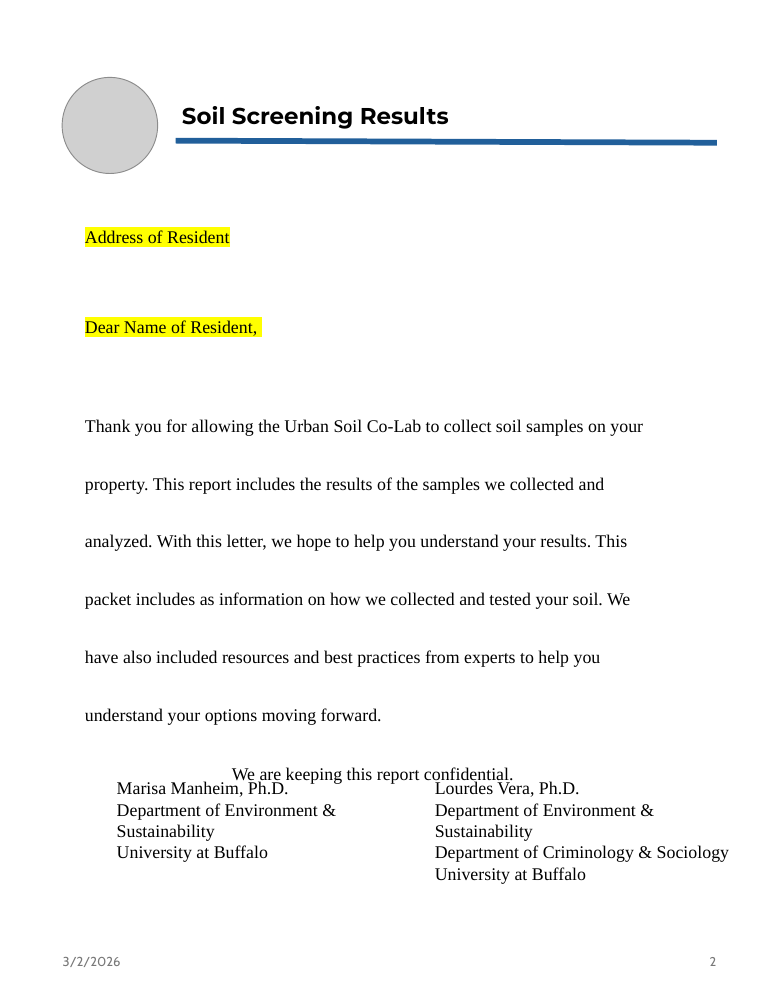
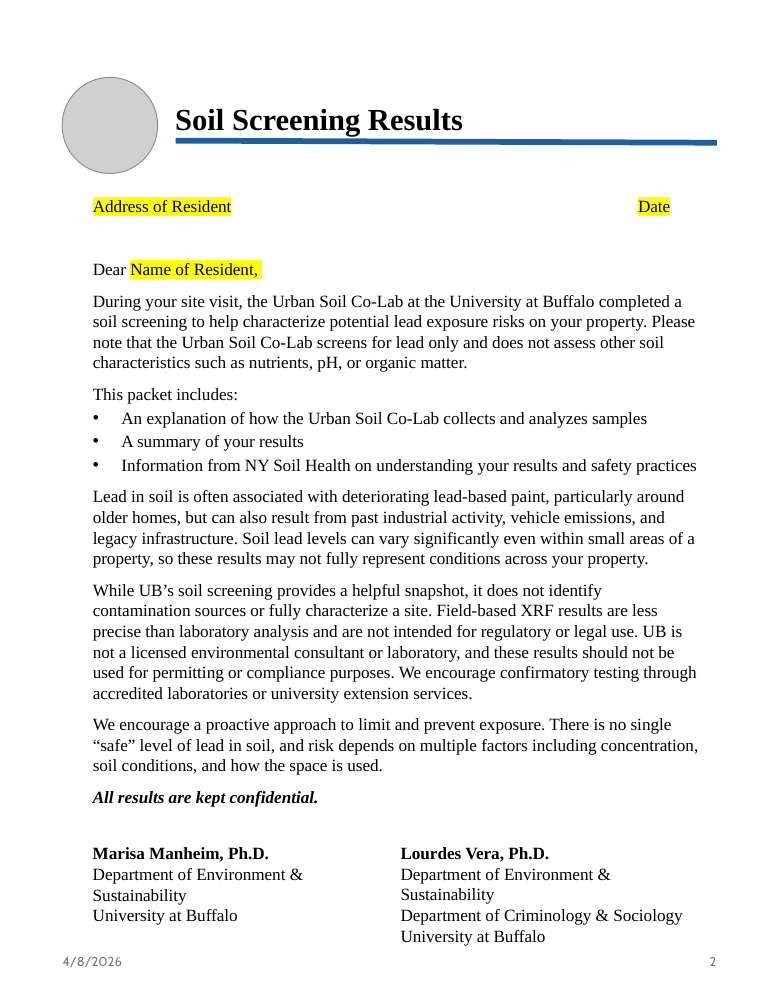
Before and after one commit to ishas-02/Urban-Soil-Co-Lab, a slide deck: slide 1 of src/Resident_Report_Template.pptx (slide 2 before the commit). Drawn at 779x1008 pixels with LibreOffice and Linux fonts; fonts in the diff are those of the drawing; grey boxes stand for pictures. Boxes give left, top, right and bottom in pixels: in the first picture for what was removed or moved away, otherwise in the second. Text is boxed around its words. In the diff, an @@ line names an element or a change of style, - is before the commit and + after.

```diff
--- a/src/Resident_Report_Template.pptx
+++ b/src/Resident_Report_Template.pptx
@@ title "Soil Screening Results": place and size @@
-title "Soil Screening Results" at [182,106,449,129]
+title "Soil Screening Results" at [175,108,463,136]
@@ title "Soil Screening Results" at [175,108,463,136]: size 18 to 24 pt, font Montserrat to Times New Roman @@
@@ text added at [93,198,698,807], 13.5 pt, text #000000 @@
+Address of Resident Date
+Dear Name of Resident,
+During your site visit, the Urban Soil Co-Lab at the University at Buffalo completed a soil screening to help characterize potential lead exposure risks on your property. Please note that the Urban Soil Co-Lab screens for lead only and does not assess other soil characteristics such as nutrients, pH, or organic matter.
+This packet includes:
+• An explanation of how the Urban Soil Co-Lab collects and analyzes samples
+• A summary of your results
+• Information from NY Soil Health on understanding your results and safety practices
+Lead in soil is often associated with deteriorating lead-based paint, particularly around older homes, but can also result from past industrial activity, vehicle emissions, and legacy infrastructure. Soil lead levels can vary significantly even within small areas of a property, so these results may not fully represent conditions across your property.
+While UB’s soil screening provides a helpful snapshot, it does not identify contamination sources or fully characterize a site. Field-based XRF results are less precise than laboratory analysis and are not intended for regulatory or legal use. UB is not a licensed environmental consultant or laboratory, and these results should not be used for permitting or compliance purposes. We encourage confirmatory testing through accredited laboratories or university extension services.
+We encourage a proactive approach to limit and prevent exposure. There is no single “safe” level of lead in soil, and risk depends on multiple factors including concentration, soil conditions, and how the space is used.
+All results are kept confidential.
@@ text removed at [85,230,643,725] @@
-Address of Resident
-Dear Name of Resident,
-Thank you for allowing the Urban Soil Co-Lab to collect soil samples on your property. This report includes the results of the samples we collected and analyzed. With this letter, we hope to help you understand your results. This packet includes as information on how we collected and tested your soil. We have also included resources and best practices from experts to help you understand your options moving forward.
-We are keeping this report confidential.
@@ text "Marisa Manheim, Ph.D.": place and size @@
-text "Marisa Manheim, Ph.D." at [117,781,318,862]
+text "Marisa Manheim, Ph.D." at [93,847,285,925]
@@ text "Marisa Manheim, Ph.D." at [93,847,285,925]: size 14 to 13.5 pt; bold on in "Marisa Manheim, Ph.D." @@
@@ text "Lourdes Vera, Ph.D.": place and size @@
-text "Lourdes Vera, Ph.D." at [435,781,729,884]
+text "Lourdes Vera, Ph.D." at [401,847,682,946]
@@ text "Lourdes Vera, Ph.D." at [401,847,682,946]: size 14 to 13.5 pt; bold on in "Lourdes Vera, Ph.D." @@
@@ text at [63,957,122,967]: text changed @@
-3/2/2026
+4/8/2026
```
Also in this commit, not shown: 2 other slides changed, 4 slides added, 8 slides removed, 6 other files.
